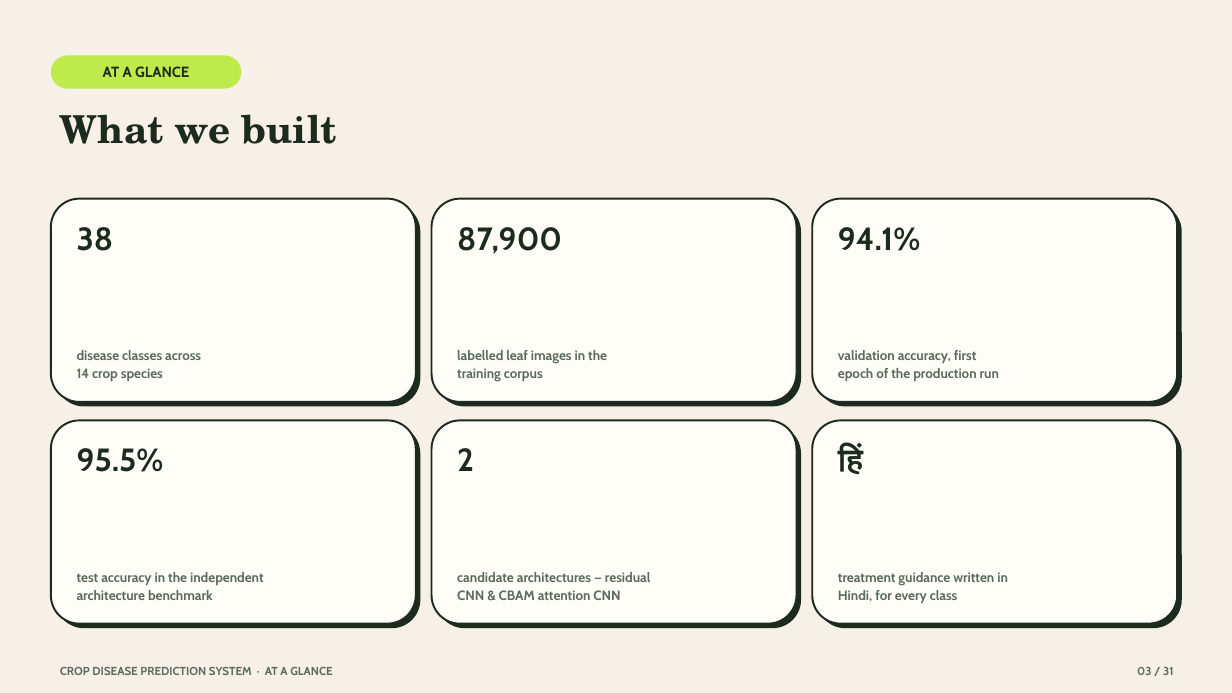
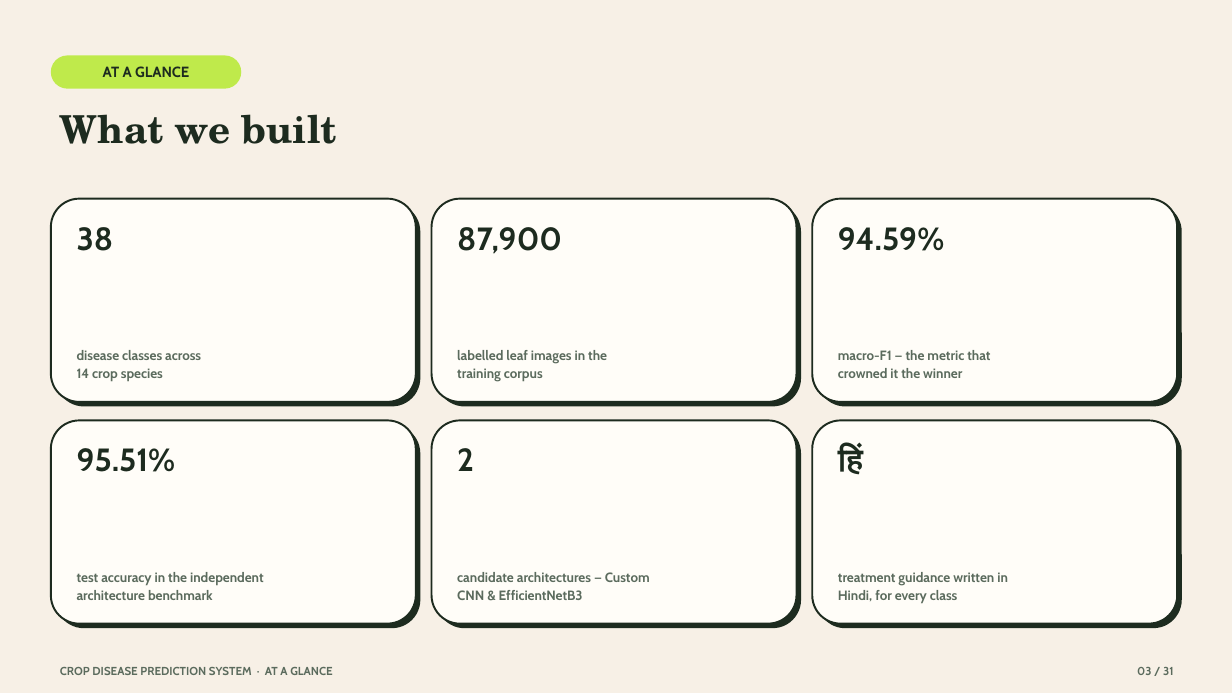
Before and after one commit to devSaksham/crop-disease-detection, a slide deck: slide 3 of presentation/Crop_Disease_Prediction_System.pptx. Drawn at 1232x693 pixels with LibreOffice and Linux fonts; fonts in the diff are those of the drawing. Boxes give left, top, right and bottom in pixels: in the first picture for what was removed or moved away, otherwise in the second. Text is boxed around its words. In the diff, an @@ line names an element or a change of style, - is before the commit and + after.

Commit message:
Reframe model docs around Custom CNN vs EfficientNet
README and the walkthrough deck named the PyTorch ResNet/CBAM
implementation directly. Reword both to describe the architecture
choice the way the project's actual benchmark notebook
(plantvillage_disease_detection_ran.ipynb) frames it: a custom CNN
trained from scratch vs. an EfficientNetB3 transfer-learning baseline,
with the custom CNN winning on every metric (95.51% vs 87.10% test
accuracy, 94.59% vs 86.92% macro-F1).

Slides 3, 6, and 30 of the PPTX are rewritten with that notebook's
real numbers and architecture description, including the honest
caveat that the comparison ran on a 15-class subset, not yet the
full 38-class set.

Implementation files (src/CBAM_model.py, src/custom_resnet.py, the
PyTorch training notebook) are untouched.

```diff
--- a/presentation/Crop_Disease_Prediction_System.pptx
+++ b/presentation/Crop_Disease_Prediction_System.pptx
@@ text at <box>838,227,944,251</box>: text changed @@
-94.1%
+94.59%
@@ text at <box>838,350,990,378</box>: text changed @@
-validation accuracy, first
-epoch of the production run
+macro-F1 — the metric that
+crowned it the winner
@@ text at <box>77,448,176,472</box>: text changed @@
-95.5%
+95.51%
@@ text at <box>457,572,650,600</box>: text changed @@
-candidate architectures — residual
-CNN & CBAM attention CNN
+candidate architectures — Custom
+CNN & EfficientNetB3
```
Also in this commit, not shown: 2 other slides changed, 1 other file.
